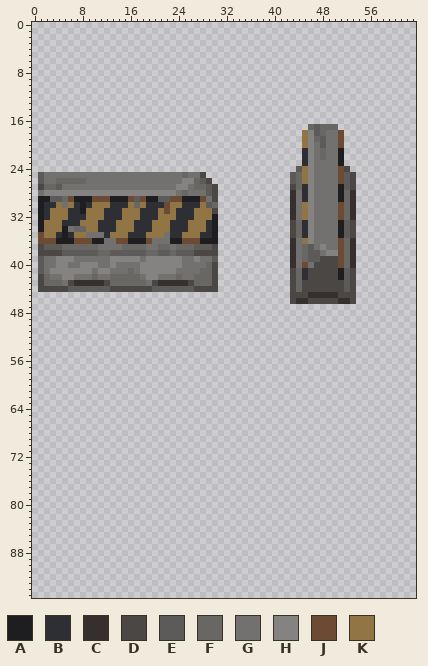
Sprite sheet: Resources/Textures/_Nuclear14/Structures/Decoration/world.rsi/concrete_barrier_alt_2.png. Above is the file before it was changed.
The file is 64x96 pixels.
Palette (. is transparent): A #1e1e20  B #2e2f34  C #35302d  D #4b4744  E #5d5b5a  F #686764  G #727170  H #848381  J #6d4a34  K #927545
Pixels before (only the part around the change), first column x 0:
 2 ................................................................
 3 ................................................................
 4 ................................................................
 5 ................................................................
 6 ................................................................
 7 ................................................................
 8 ................................................................
 9 ................................................................
10 ................................................................
11 ................................................................
12 ................................................................
13 ................................................................
14 ................................................................
15 ................................................................
16 ................................................................
17 ..............................................FEFFF.............
18 .............................................KHEFGGJ............
19 .............................................KHFEGGJ............
20 .............................................KHGEGGJ............
21 .............................................BHGFGGA............
22 .............................................BHGFGGA............
23 .............................................BHGGGGA............
24 ............................................EKHGGGGJD...........
25 .EGGGGGGGGGGGGGGGGGGGGGGGFGGD..............EFKHGGGGJED..........
26 .EGGFFFFFGGGGGGGGGGGGGGGGHHFED.............EFKHGGGGJED..........
27 .DFFEGGGGGGGGGGGGGGGGGGGHHGFFED............DFBHGGGGAED..........
28 .GHHHHHHHHHHHHHHHHHHHHHHGFGGGED............CGBHGGGGAFC..........
29 .AAEEFJAAAJJJAAAJEJAAEEJJAAAJGD............CGBHGGGGAFC..........
30 .ABBKGKBABKKKBBBKFKBBBJKKBBBKEF............CGKHGGGGJFC..........
31 .ABKKKBBAKKKBBBKKKBBBKJKBBBKKKD............CGKHGGGGJFC..........
32 .ABKKKBBBKKKBBBKKKBBBKKKBBBKKKA............CGKHGGGGJFC..........
33 .AKKKBBBKKKBBBKKKBBBKKKBBBKKKBA............DFBHGGGGAED..........
34 .AKKKAGFFKKBBBKKKBBBKKKBBBKKKBA............DFBHGGGGAED..........
35 .JKKBABKKGGGBKKKBBBKKKGBBKKKBBA............DFBHGGGGAED..........
36 .JJJAAAJJJAAGGJJAAAJGGGAAJJJAAA............CGKHGGGGJFC..........
37 .DEEEFFFFFFGGGGFFFFGGFFGFFFEEED............CGFEGHGGJFC..........
38 .DDDDEEEEEEFFEEEEEEFFEEFEEEDDDD............CGFEEGHHJFC..........
39 .EGGHHHGGGGGGHHHHHGHHHHHHGGHGGE............CGFEEDDDJFC..........
40 .EGGHHGGHHHGGHGGGGHHHHHHHGGGGFD............CGJGDDDDJFC..........
41 .EGHHHHHHHGHHGGGFGHHHHHHGGGGFFD............DFBDDDDDAED..........
42 .DFGGHHGGGFGGFFFFFGHHGGGFGGFFFD............DFBDDDDDAED..........
43 .DFFFGDCCCCCDFFFFFFGDCCCCCDFFFD............DFDDDDDDDED..........
44 .DDDDDEEEEEEEDDDDDDDEEEEEEEDDDD............DFDDDDDDDED..........
45 ...........................................DDDCCCCCDDD..........
46 ...........................................DCCDDDDDCCD..........
47 ................................................................
48 ................................................................
49 ................................................................
50 ................................................................
51 ................................................................
52 ................................................................
53 ................................................................
54 ................................................................
55 ................................................................
56 ................................................................
57 ................................................................
58 ................................................................
59 ................................................................
60 ................................................................
61 ................................................................
62 ................................................................
63 ................................................................
64 ................................................................
65 ................................................................
66 ................................................................
67 ................................................................
68 ................................................................
69 ................................................................
70 ................................................................
71 ................................................................
72 ................................................................
73 ................................................................
74 ................................................................
75 ................................................................
76 ................................................................
77 ................................................................
78 ................................................................
79 ................................................................
80 ................................................................
81 ................................................................
82 ................................................................
83 ................................................................
84 ................................................................
85 ................................................................
86 ................................................................
87 ................................................................
88 ................................................................
89 ................................................................
90 ................................................................
91 ................................................................
92 ................................................................
93 ................................................................
94 ................................................................
95 ................................................................
After:
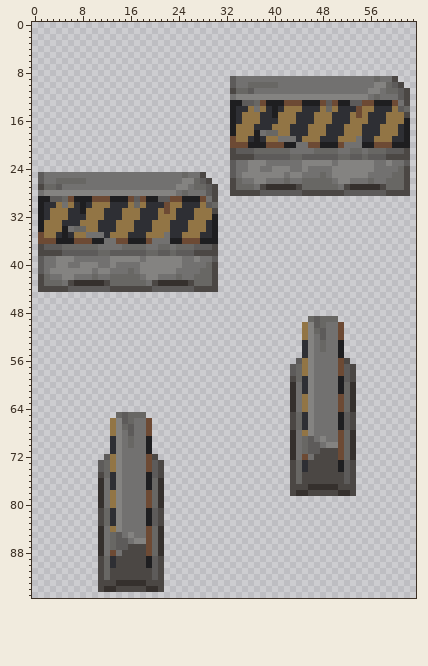
The exact change:
Changed rows in their new state; - is an unchanged pixel.
first column x 11:
 9 ----------------------EGGGGGGGGGGGGGGGGGGGGGGGFGGD--
10 ----------------------EGGFFFFFGGGGGGGGGGGGGGGGHHFED-
11 ----------------------DFFEGGGGGGGGGGGGGGGGGGGHHGFFED
12 ----------------------GHHHHHHHHHHHHHHHHHHHHHHGFGGGED
13 ----------------------AAEEFJAAAJJJAAAJEJAAEEJJAAAJGD
14 ----------------------ABBKGKBABKKKBBBKFKBBBJKKBBBKEF
15 ----------------------ABKKKBBAKKKBBBKKKBBBKJKBBBKKKD
16 ----------------------ABKKKBBBKKKBBBKKKBBBKKKBBBKKKA
17 ----------------------AKKKBBBKKKBBBKKKBBBKKKBBBKKKBA
18 ----------------------AKKKAGFFKKBBBKKKBBBKKKBBBKKKBA
19 ----------------------JKKBABKKGGGB-KKBBBKKKGBBKKKBBA
20 ----------------------JJJAAAJJJAAGGJJAAA-GGGAAJJJAAA
21 ----------------------DEEEFFFFFFGGGGF-FFGGFFGFFFEEED
22 ----------------------DDDDEEEEEEFFEEEEEEFFEEFEEEDDDD
23 ----------------------EGGHHHGGGGGGH-HHH-HHHHHHGGHGGE
24 ----------------------EGGHHGGHHHGGHG---HHHHHHHGGGGFD
25 ----------------------EGHHHHHHHGHHGG-F-HHHHHHGGGGFFD
26 ----------------------DFGGHHGGGFGGFFFFF-HHGGGFGGFFFD
27 ----------------------DFFFGDCCCCCDFFFFFFGDCCCCCDFFFD
28 ----------------------DDDDDEEEEEEEDDDDDDDEEEEEEEDDDD
29 --------------------------------...........---------
30 --------------------------------...........---------
31 --------------------------------...........---------
32 --------------------------------...........---------
33 --------------------------------...........---------
34 --------------------------------...........---------
35 --------------------------------...........---------
36 --------------------------------...........---------
37 --------------------------------...........---------
38 --------------------------------...........---------
39 --------------------------------...........---------
40 --------------------------------...........---------
41 --------------------------------...........---------
42 --------------------------------...........---------
43 --------------------------------...........---------
44 --------------------------------...........---------
45 --------------------------------...........---------
46 --------------------------------...........---------
49 -----------------------------------FEFFF------------
50 ----------------------------------KHEFGGJ-----------
51 ----------------------------------KHFEGGJ-----------
52 ----------------------------------KHGEGGJ-----------
53 ----------------------------------BHGFGGA-----------
54 ----------------------------------BHGFGGA-----------
55 ----------------------------------BHGGGGA-----------
56 ---------------------------------EKHGGGGJD----------
57 --------------------------------EFKHGGGGJED---------
58 --------------------------------EFKHGGGGJED---------
59 --------------------------------DFBHGGGGAED---------
60 --------------------------------CGBHGGGGAFC---------
61 --------------------------------CGBHGGGGAFC---------
62 --------------------------------CGKHGGGGJFC---------
63 --------------------------------CGKHGGGGJFC---------
64 --------------------------------CGKHGGGGJFC---------
65 ---FEFFF------------------------DFBHGGGGAED---------
66 --KHEFGGJ-----------------------DFBHGGGGAED---------
67 --KHFEGGJ-----------------------DFBHGGGGAED---------
68 --KHGEGGJ-----------------------CGKHGGGGJFC---------
69 --BHGFGGA-----------------------CGFEGHGGJFC---------
70 --BHGFGGA-----------------------CGFEEGHHJFC---------
71 --BHGGGGA-----------------------CGFEEDDDJFC---------
72 -EKHGGGGJD----------------------CGJGDDDDJFC---------
73 EFKHGGGGJED---------------------DFBDDDDDAED---------
74 EFKHGGGGJED---------------------DFBDDDDDAED---------
75 DFBHGGGGAED---------------------DFDDDDDDDED---------
76 CGBHGGGGAFC---------------------DFDDDDDDDED---------
77 CGBHGGGGAFC---------------------DDDCCCCCDDD---------
78 CGKHGGGGJFC---------------------DCCDDDDDCCD---------
79 CGKHGGGGJFC-----------------------------------------
80 CGKHGGGGJFC-----------------------------------------
81 DFBHGGGGAED-----------------------------------------
82 DFBHGGGGAED-----------------------------------------
83 DFBHGGGGAED-----------------------------------------
84 CGKHGGGGJFC-----------------------------------------
85 CGFEGHGGJFC-----------------------------------------
86 CGFEEGHHJFC-----------------------------------------
87 CGFEEDDDJFC-----------------------------------------
88 CGJGDDDDJFC-----------------------------------------
89 DFBDDDDDAED-----------------------------------------
90 DFBDDDDDAED-----------------------------------------
91 DFDDDDDDDED-----------------------------------------
92 DFDDDDDDDED-----------------------------------------
93 DDDCCCCCDDD-----------------------------------------
94 DCCDDDDDCCD-----------------------------------------
Pixel boxes of the changes (left, top, right, bottom) in both pictures:
changed: (230, 76, 410, 496)
added: (98, 412, 164, 592)
